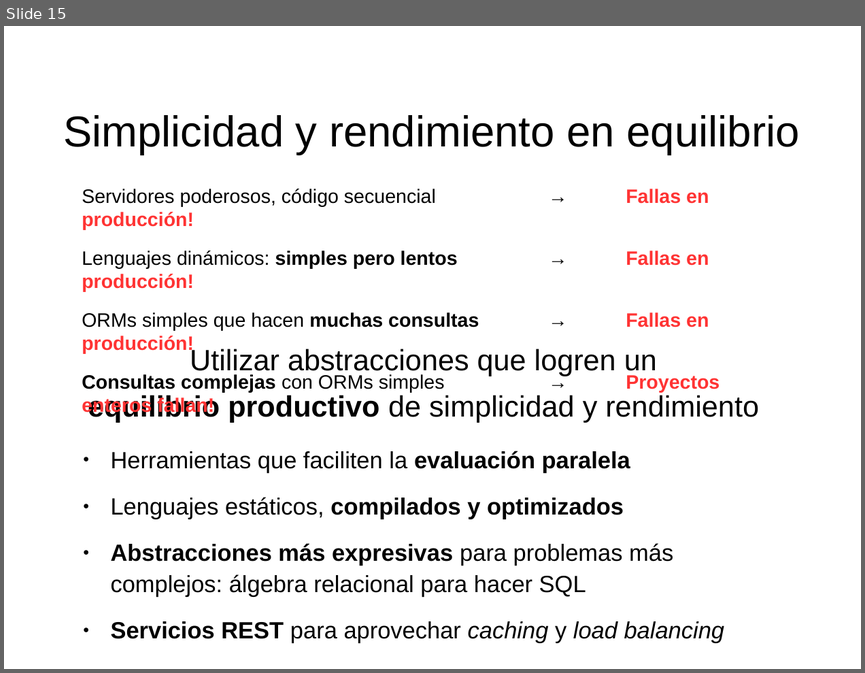
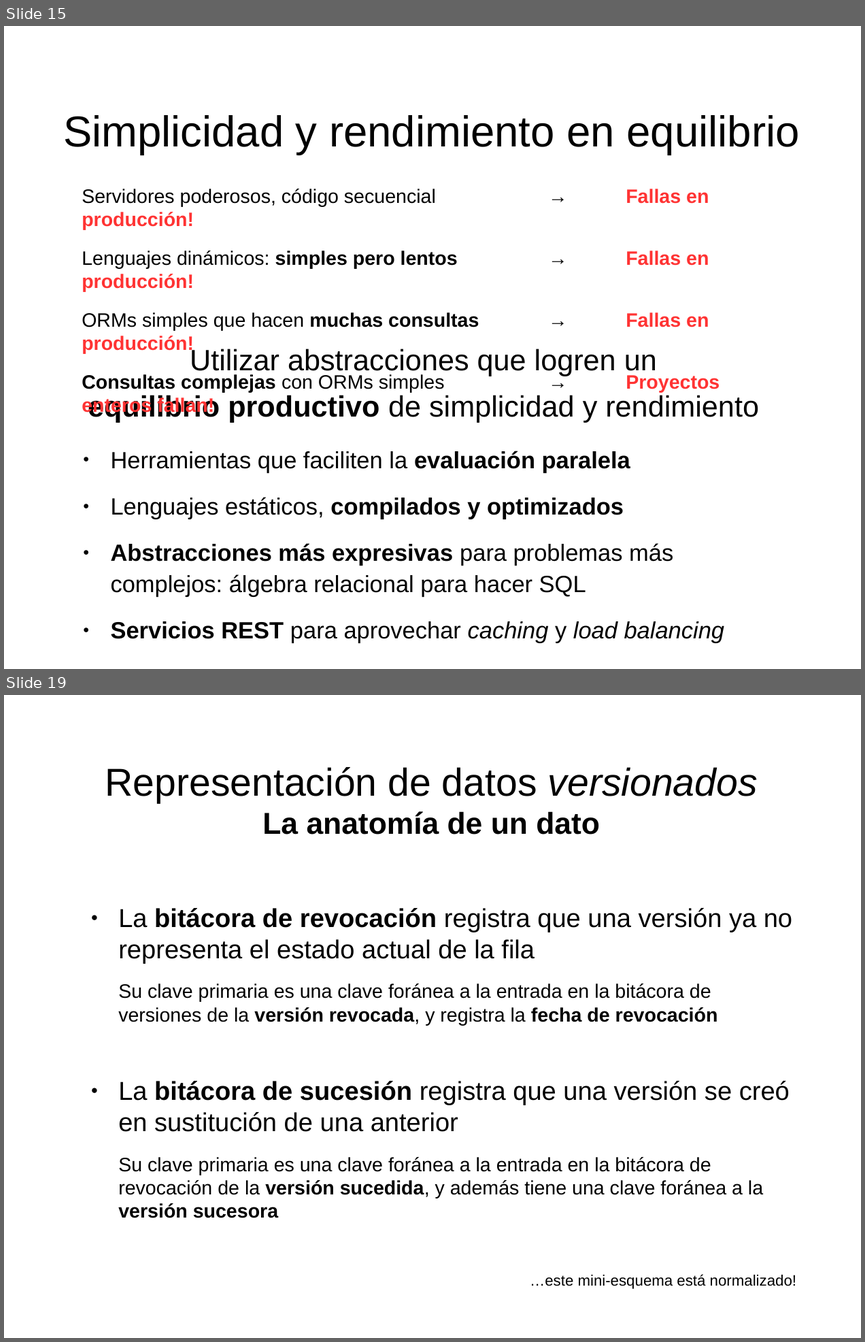
Before and after one commit to mgomezch/libro, a slide deck: láminas/láminas.odp. Shown one above the other, each under a label of ours: slide 15 before the commit, slides 15 and 19 after it; the slides between them are not shown. The pictures are 865x673 and 865x1342 pixels, drawn with LibreOffice and Linux fonts; fonts in the diff are those of the drawing. Boxes give left, top, right and bottom in pixels: in the first picture for what was removed or moved away, otherwise in the second. Text is boxed around its words. In the diff, an @@ line names an element or a change of style, - is before the commit and + after.

```diff
--- a/láminas/láminas.odp
+++ b/láminas/láminas.odp
@@ slide 19 added at [4, 695, 861, 1338], background #FFFFFF @@
@@ title added at [105, 767, 757, 834], 36 pt, text #000000 @@
+Representación de datos versionados
+La anatomía de un dato
@@ text added at [118, 908, 796, 1289], 18 pt, text #000000 @@
+● La bitácora de revocación registra que una versión ya no representa el estado actual de la fila
+Su clave primaria es una clave foránea a la entrada en la bitácora de versiones de la versión revocada, y registra la fecha de revocación
+● La bitácora de sucesión registra que una versión se creó en sustitución de una anterior
+Su clave primaria es una clave foránea a la entrada en la bitácora de revocación de la versión sucedida, y además tiene una clave foránea a la versión sucesora
+…este mini-esquema está normalizado!
```
Also in this commit, not shown: 1 slide changed, 8 other slides added.
